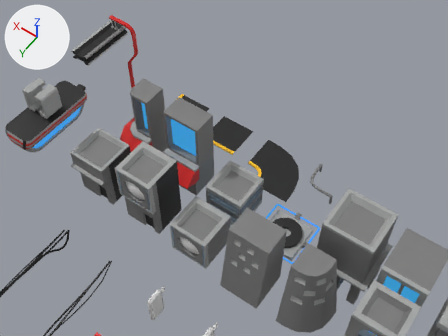
An edit to the FBX model Assets/Graphics/Models/Enviro.fbx, drawn before and after from the same camera.
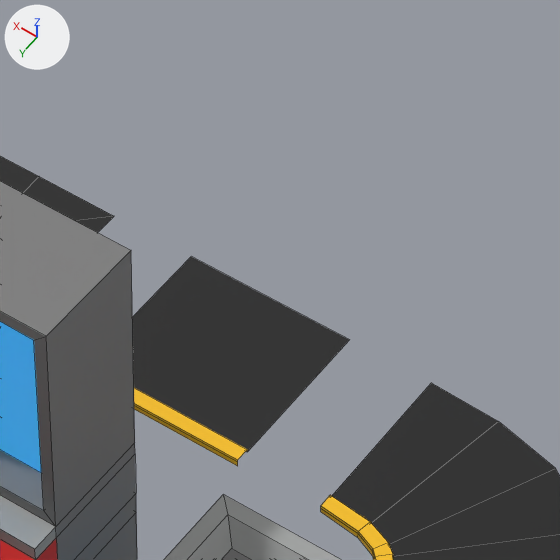
Each version appears first from a 50 mm camera at (2.06, 11.82, 25.96) aimed at (14.89, -6.14, -2.26), and next in a close-up on the part from 42% to 65% of the width and 20% to 51% of the height. The axes (+X, +Y, +Z) are drawn at upper left. The lights are the same throughout. The close-ups show mesh edges as thin lines. Where no turn or scale is listed for an object, it has been applied to the vertices.

Script lines for the objects in view, before the commit:
```python
me_cube_010 = bpy.data.meshes.new('Cube.010')
me_cube_010.from_pydata(...)  # 42 vertices, 40 faces; spans x -1.0..1.0, y -1.0..1.23, z -0.07..4.64
# faces by material slot: [39, 1]
me_cube_010.materials.append(mat_building1)  # picture img_colormap_jpg
me_cube_010.materials.append(mat_emission)  # blue #0025e7
me_plane = bpy.data.meshes.new('Plane')
me_plane.from_pydata(...)  # 12 vertices, 5 faces; spans x -1.0..1.0, y -2.0..0.0, z 0.0..0.1
me_plane.materials.append(mat_road)  # picture img_colormap_jpg
me_plane_002 = bpy.data.meshes.new('Plane.002')
me_plane_002.from_pydata(...)  # 42 vertices, 30 faces; spans x -2.0..1.0, y -2.0..1.0, z 0.0..0.11
me_plane_002.materials.append(mat_road)  # picture img_colormap_jpg
ob_building3 = bpy.data.objects.new('Building3', me_cube_010)
ob_building3.location = (15.0, -3.0, 0.0)
ob_road1 = bpy.data.objects.new('Road1', me_plane)
ob_road1.location = (15.0, -5.7, 0.0)
ob_road3 = bpy.data.objects.new('Road3', me_plane_002)
ob_road3.location = (12.0, -5.7, 0.0)
# also in view: 'Road2' at (18.0, -6.7, 0.05); 'BuildingSmall2' at (12.0, -3.0, 1.0)
```
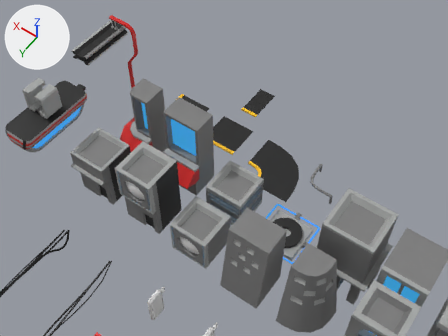
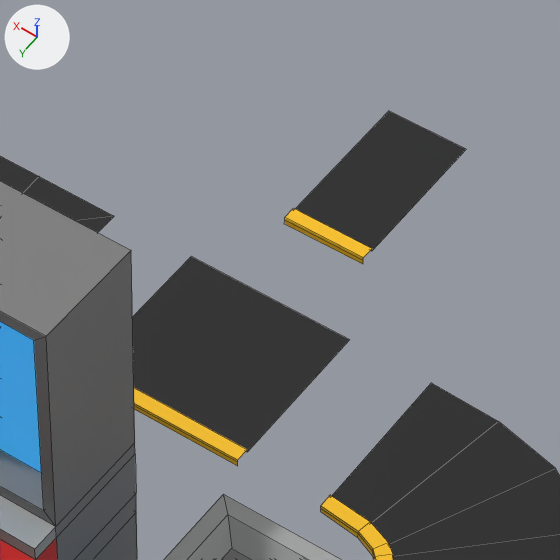
The change in detail:
Mesh me_plane_003 is new.
It has 12 vertices, 5 faces and spans x -0.5..0.5, y -2.0..0.0, z 0.0..0.1.
It uses material mat_road (picture img_colormap_jpg).
Object 'Road1.001' (ob_road1_001) is new; it shows me_plane_003.
Its location is (15.0, -8.7, 0.0).

What differs and where, as boxes (x1, y1, x2, y2) in the close-ups (560 x 560 px):
'Road1.001', added (black)
    after: (285, 111, 466, 264)
